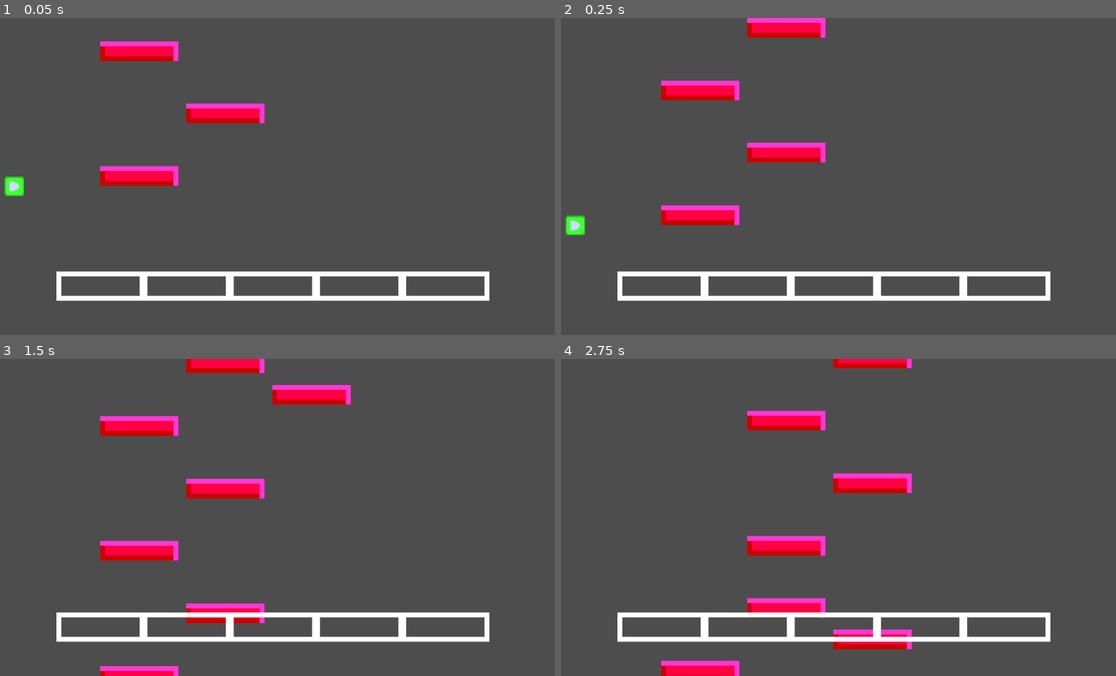
Above: before the commit, frames 1-4 (two rows, left to right).
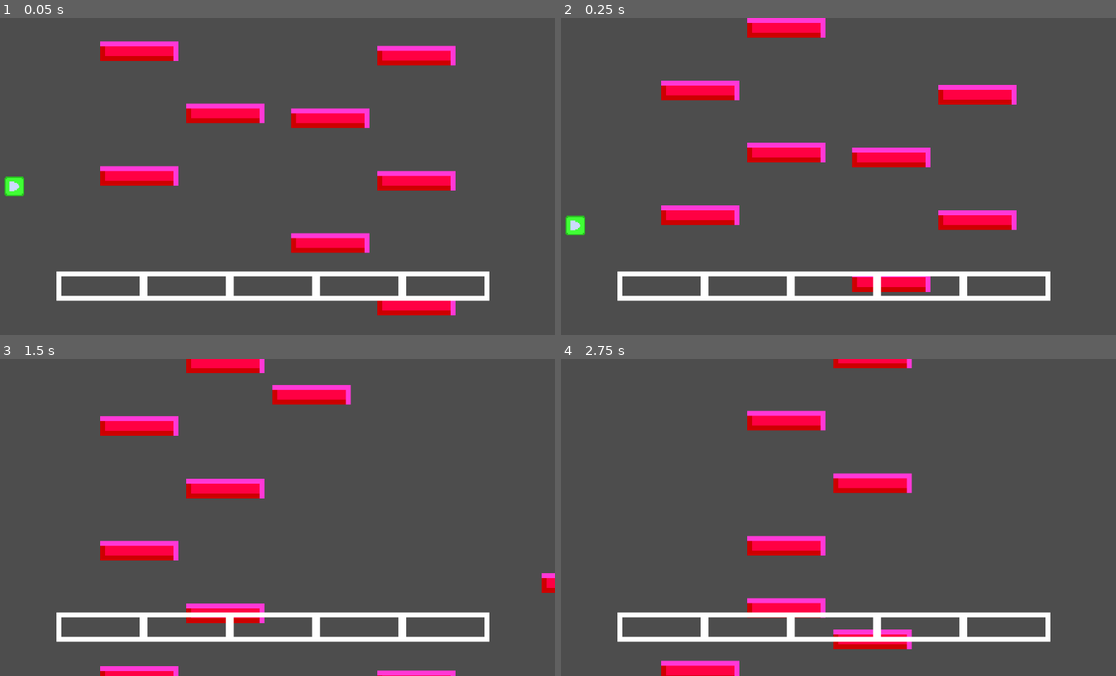
Above: after the commit, the same moments.

Repository: Sam-r-ai/DinosaurGame
Game: Godot game, scene res://Scenes/Screens/game.tscn
Two runs of this game, one before a commit and one after it. Both use one fixed random seed, a clock stepped at 60 frames per second and the inputs below. This scene is started directly instead of the project's main scene.
Inputs (mouse positions are in pixels of both pictures, inside the frame that each line leads up to):
- Up to frame 1 (0.05 s): no input
- Up to frame 2 (0.25 s): no input
- Up to frame 3 (1.5 s): move the mouse to (399, 501) at 0.52 s; hold Shift (Shift) 0.53-1.28 s; click (399, 501) at 0.67 s; move the mouse to (160, 533) at 1.27 s; tap Shift (Shift) at 1.35 s; click (160, 533) at 1.42 s
- Up to frame 4 (2.75 s): move the mouse to (888, 447) at 2.02 s; hold Shift (Shift) from 2.03 s (still down); click (888, 447) at 2.17 s

The runs differ from the first frame. In frame 1, 4.2% of the frame differs, in the area x 52-83%, y 8-94%; in frame 2, 3.3%; in frame 3, 0.4%; in frame 4, nothing differs.

Commit message:
quicktestgithub
lel

Diff:
--- a/Dinosaur Game/Scenes/Charts/testchart.tscn
+++ b/Dinosaur Game/Scenes/Charts/testchart.tscn
@@ -50,6 +50,34 @@
 [node name="Note10" parent="Track/Notes" instance=ExtResource("1_ih0pg")]
 position = Vector2(-352, -480)
 
+[node name="Note22" parent="Track/Notes" node_paths=PackedStringArray("anim") instance=ExtResource("1_ih0pg")]
+position = Vector2(38, 246)
+anim = NodePath("../Note4/AnimatedSprite2D")
+
+[node name="Note23" parent="Track/Notes" node_paths=PackedStringArray("anim") instance=ExtResource("1_ih0pg")]
+position = Vector2(214, 166)
+anim = NodePath("../Note7/AnimatedSprite2D")
+
+[node name="Note24" parent="Track/Notes" node_paths=PackedStringArray("anim") instance=ExtResource("1_ih0pg")]
+position = Vector2(38, 86)
+anim = NodePath("../Note5/AnimatedSprite2D")
+
+[node name="Note25" parent="Track/Notes" node_paths=PackedStringArray("anim") instance=ExtResource("1_ih0pg")]
+position = Vector2(214, 6)
+anim = NodePath("../Note8/AnimatedSprite2D")
+
+[node name="Note26" parent="Track/Notes" node_paths=PackedStringArray("anim") instance=ExtResource("1_ih0pg")]
+position = Vector2(38, -74)
+anim = NodePath("../Note6/AnimatedSprite2D")
+
+[node name="Note27" parent="Track/Notes" node_paths=PackedStringArray("anim") instance=ExtResource("1_ih0pg")]
+position = Vector2(214, -154)
+anim = NodePath("../Note9/AnimatedSprite2D")
+
+[node name="Note28" parent="Track/Notes" node_paths=PackedStringArray("anim") instance=ExtResource("1_ih0pg")]
+position = Vector2(550, -279)
+anim = NodePath("../Note10/AnimatedSprite2D")
+
 [node name="Note11" parent="Track/Notes" instance=ExtResource("1_ih0pg")]
 position = Vector2(0, -520)
 
Not shown: 1 places in Dinosaur Game/Scenes/Charts/testchart.tscn that only renumber resources
